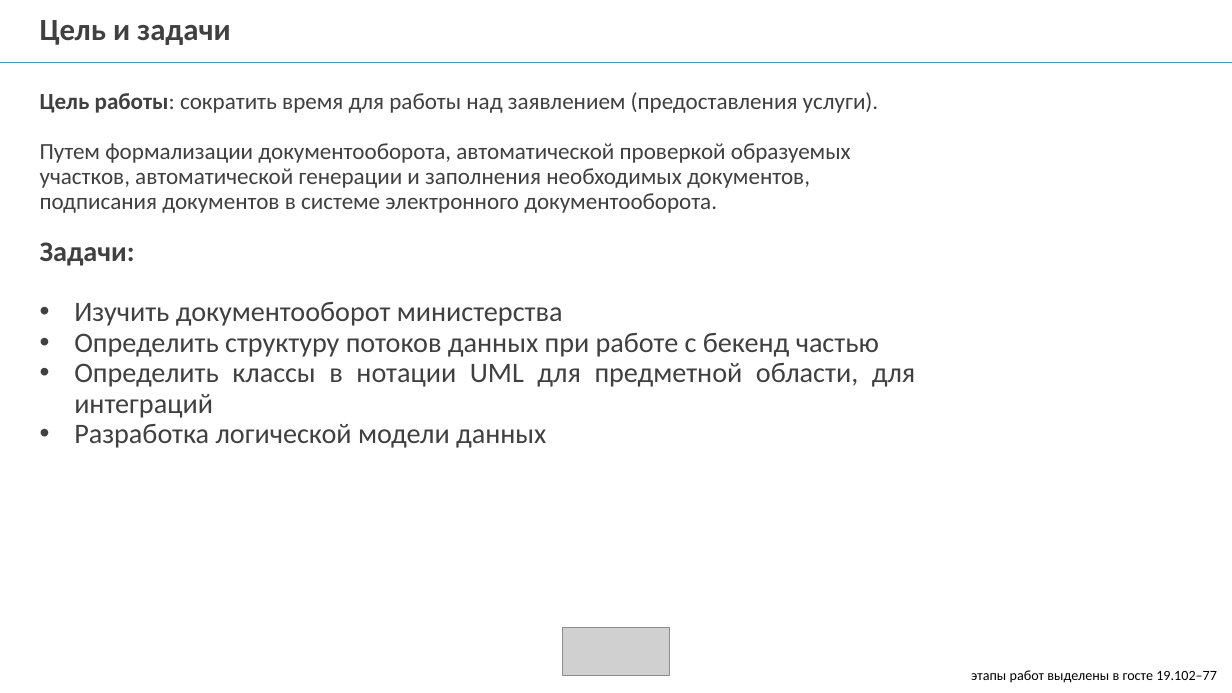
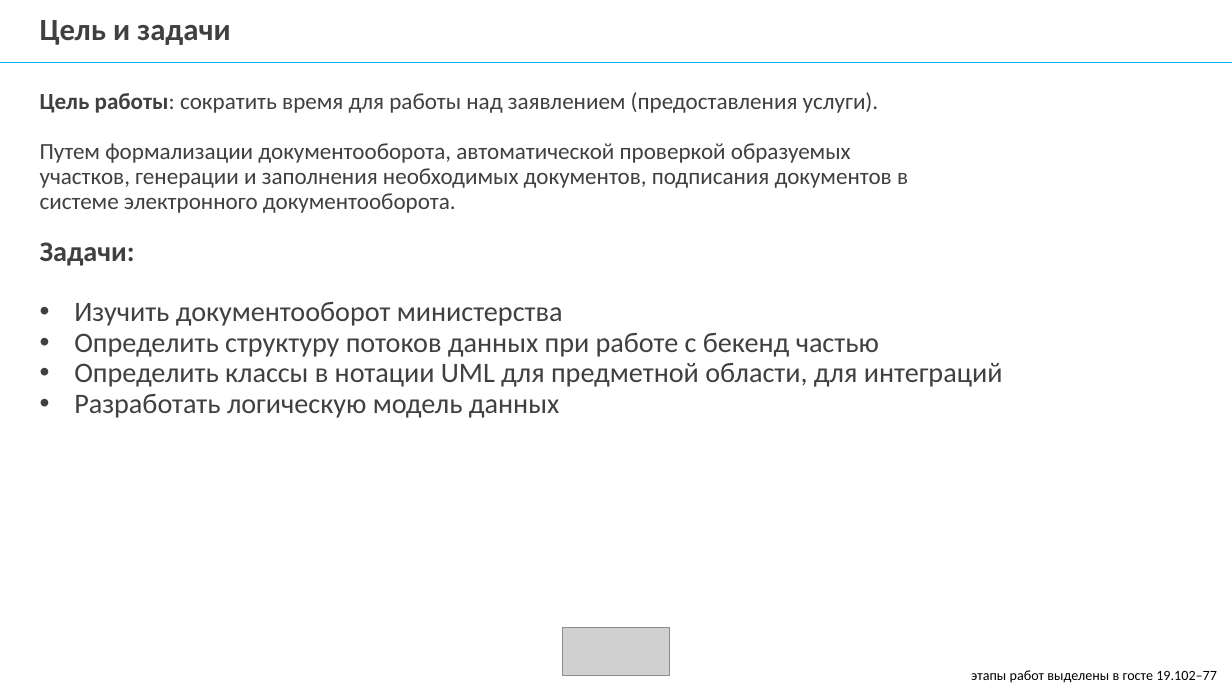
Before and after one commit to mcdodik20008/docs, a slide deck: slide 7 of Презентация диплома.pptx. Drawn at 1232x693 pixels with LibreOffice and Linux fonts; fonts in the diff are those of the drawing; grey boxes stand for pictures; background and template pictures are left out. Boxes give left, top, right and bottom in pixels: in the first picture for what was removed or moved away, otherwise in the second. Text is boxed around its words. In the diff, an @@ line names an element or a change of style, - is before the commit and + after.

```diff
--- a/Презентация диплома.pptx
+++ b/Презентация диплома.pptx
@@ text at [40, 143, 908, 213]: text changed; text colour #404040 to #646464 @@
-Путем формализации документооборота, автоматической проверкой образуемых участков, автоматической генерации и заполнения необходимых документов, подписания документов в системе электронного документооборота.
+Путем формализации документооборота, автоматической проверкой образуемых участков, генерации и заполнения необходимых документов, подписания документов в системе электронного документооборота.
@@ text at [40, 242, 1003, 387]: text colour #404040 to #646464 in "Задачи:", "Изучить документооборот министерства", "Определить структуру потоков данных при работе с ...", "Определить классы в нотации UML для предметной ..." @@
@@ text at [74, 394, 559, 418]: text changed; text colour #404040 to #646464 @@
-• Разработка логической модели данных
+• Разработать логическую модель данных
```
Also in this commit, not shown: 17 other slides changed, 2 other files.
